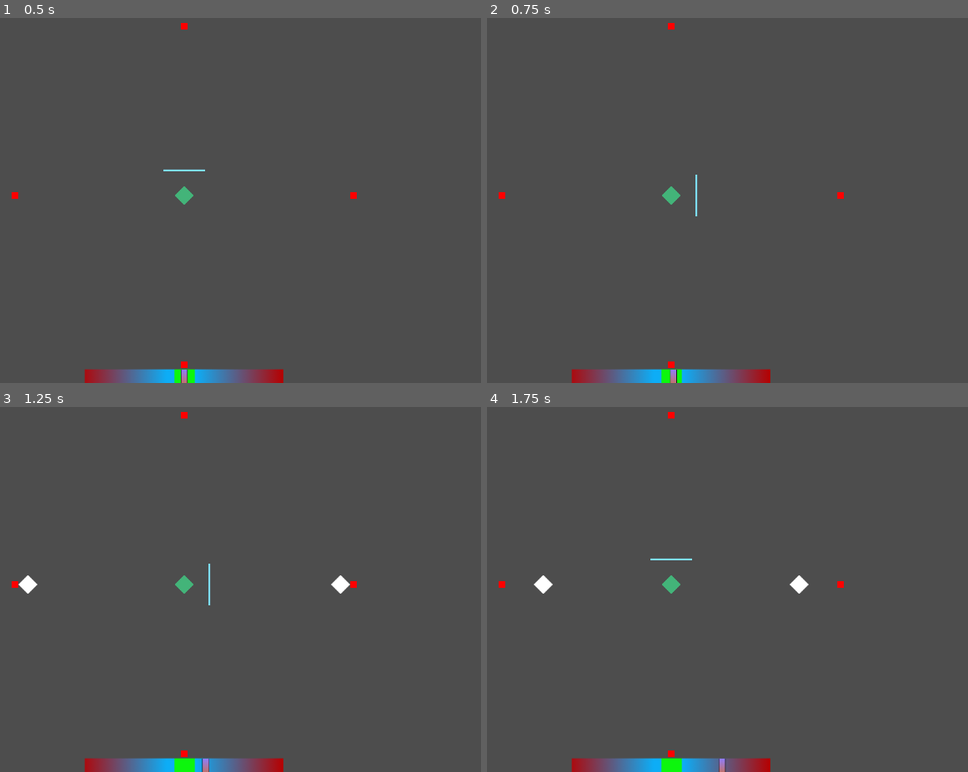
Above: before the commit, frames 1-4 (two rows, left to right).
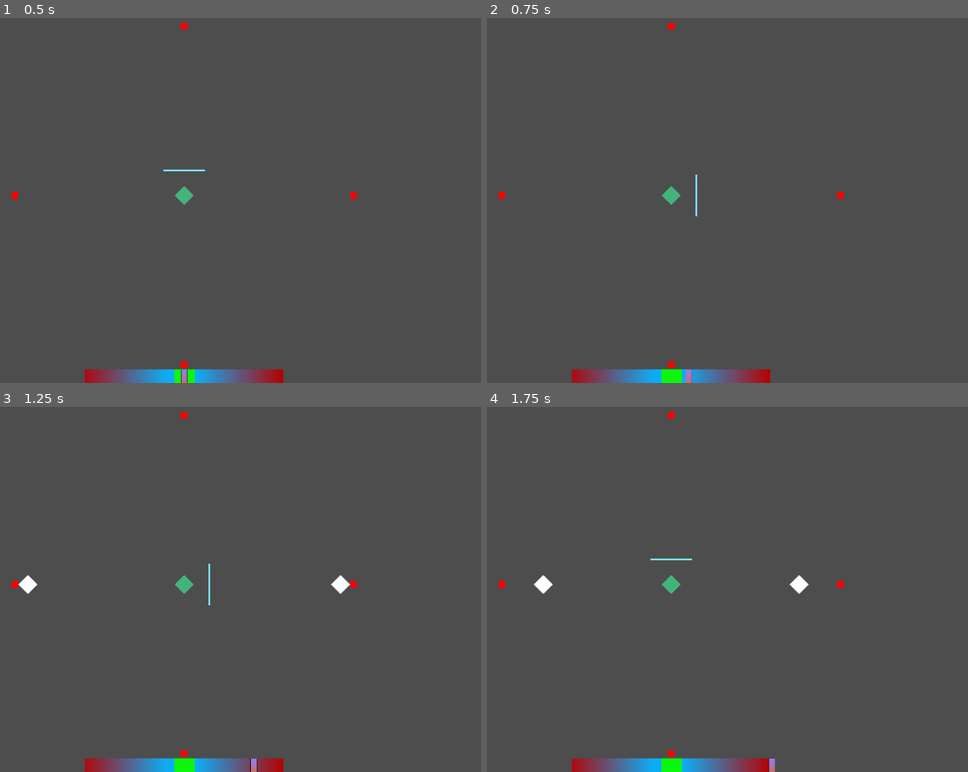
Above: after the commit, the same moments.

Repository: BluePolar282/Jame-Gam-58-2
Game: Godot game, scene res://Jame-Gam-58/Utilities/scenes/main_scene.tscn
Two runs of this game, one before a commit and one after it. Both use one fixed random seed, a clock stepped at 60 frames per second and the inputs below.
Inputs (mouse positions are in pixels of both pictures, inside the frame that each line leads up to):
- Up to frame 1 (0.5 s): no input
- Up to frame 2 (0.75 s): tap Enter at 0.5 s; move the mouse to (818, 174) at 0.52 s; hold D (right) from 0.53 s (still down)
- Up to frame 3 (1.25 s): keep holding D (right)
- Up to frame 4 (1.75 s): move the mouse to (539, 604) at 1.27 s; release D (right) at 1.28 s; hold W (down) from 1.28 s (still down)

Frame 1 is identical in both runs. In frame 2, 0.1% of the frame differs, in the area x 37-43%, y 96-100%; in frame 3, 0.1%, in the area x 41-54%, y 96-100%; in frame 4, 0.1%.

Commit message:
Bar is now velocity based
Was location based, now velocity based

Diff:
--- a/Jame-Gam-58/Utilities/scripts/balanceBar.gd
+++ b/Jame-Gam-58/Utilities/scripts/balanceBar.gd
@@ -2,28 +2,33 @@
 @onready var early_head: Sprite2D = $earlyHead
 
 var velocity = 0.0
-const GRAVITY = 2.0
-const MOUSE_PULL = 0.5
+var last_mouse_pos = Vector2.ZERO
+const GRAVITY = 3.0
+const MOUSE_FORCE = 0.5
+
+func _ready():
+	last_mouse_pos = get_local_mouse_position()
 
 func _process(delta):
 	if early_head.global_position.x <= -300 or early_head.global_position.x >= 300 :
-		print("pass point of no return")
+		var mouse_pos = get_global_mouse_position()
+
+		var mouse_delta = mouse_pos.x - last_mouse_pos.x
+		last_mouse_pos = mouse_pos
 
 		velocity += early_head.global_position.x * GRAVITY * delta
 
-		var pull = (0 - early_head.global_position.x) * MOUSE_PULL * delta
-		velocity += pull
+		velocity += mouse_delta * MOUSE_FORCE
 
 		early_head.global_position.x += velocity * delta
+	else:
+		var mouse_pos = get_global_mouse_position()
 
-	else:
-
-		var mouse_pos = get_global_mouse_position()
+		var mouse_delta = mouse_pos.x - last_mouse_pos.x
+		last_mouse_pos = mouse_pos
 
 		velocity += early_head.global_position.x * GRAVITY * delta
 
-		var pull = (mouse_pos.x - early_head.global_position.x) * MOUSE_PULL * delta
-		velocity += pull
+		velocity += mouse_delta * MOUSE_FORCE
 
 		early_head.global_position.x += velocity * delta
-		print("mouse works")
